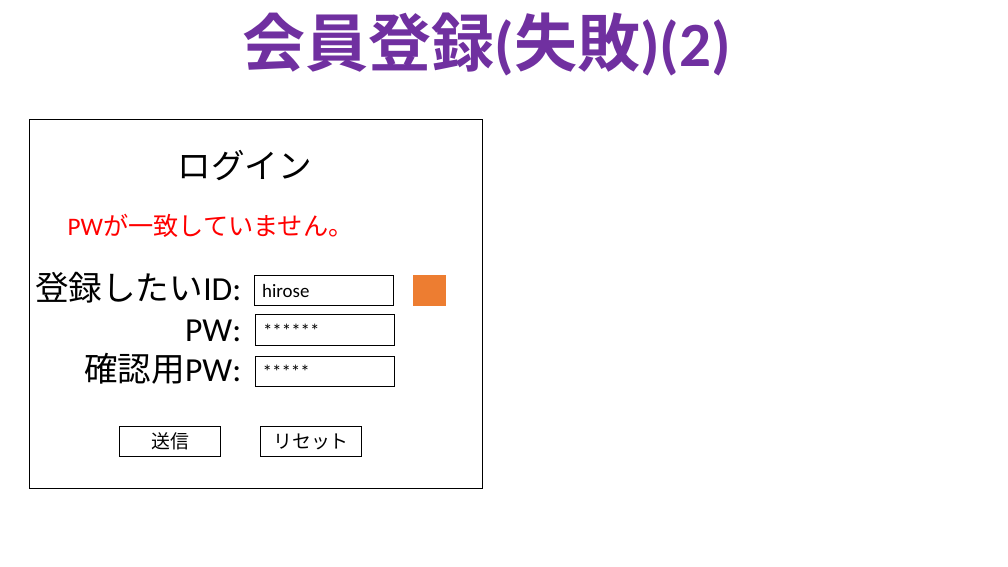
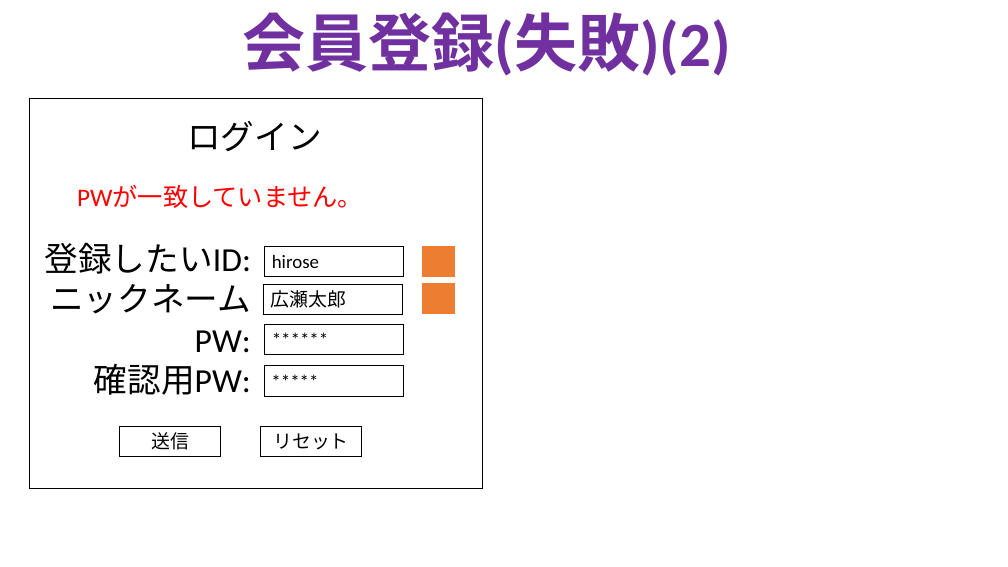
Before and after one commit to TakanoriOnuma/WebApplication, a slide deck: slide 4 of design/HTMLページ設計.pptx. Drawn at 1008x567 pixels with LibreOffice and Linux fonts; fonts in the diff are those of the drawing. Boxes give left, top, right and bottom in pixels: in the first picture for what was removed or moved away, otherwise in the second. Text is boxed around its words. In the diff, an @@ line names an element or a change of style, - is before the commit and + after.

Commit message:
会員登録画面にニックネームを書く欄を追加
会員登録時にニックネームを書くようにするが、
そうすると重複チェックが2種類あって面倒かもしれない。
そのためもしかしたらやり方を変えるかもしれない。

```diff
--- a/design/HTMLページ設計.pptx
+++ b/design/HTMLページ設計.pptx
@@ rectangle: place and size @@
-rectangle at [29,119,483,489]
+rectangle at [29,98,483,488]
@@ text "登録したいID:": place and size @@
-text "登録したいID:" at [35,271,241,384]
+text "登録したいID:" at [45,242,251,395]
@@ 2 texts, 2 rectangles: place and size @@
-2 texts, 2 rectangles at [68,150,445,306]
+2 texts, 2 rectangles at [77,121,454,277]
@@ text at [50,284,251,314]: paragraph added @@
+ニックネーム
@@ rectangle added at [263,284,402,315], outline #000000 0.75 pt, 18 pt, text #000000 @@
+広瀬太郎
@@ rectangle added at [423,284,454,314], fill #ED7D31, outline #ED7D31 1 pt @@
@@ rectangle "******": place and size @@
-rectangle "******" at [256,315,395,345]
+rectangle "******" at [265,324,404,355]
@@ rectangle "*****": place and size @@
-rectangle "*****" at [256,356,395,386]
+rectangle "*****" at [264,366,403,396]
```
Also in this commit, not shown: 2 other slides changed.
